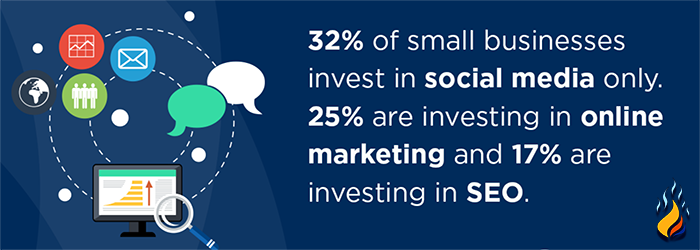
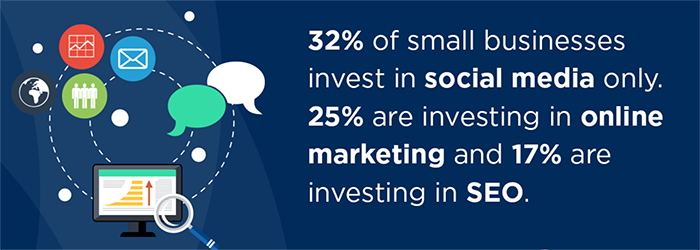
The second (700, 250) image is a revision of the first. Changes to its layers:
hid "Layer 2" over [656, 177, 690, 238]
